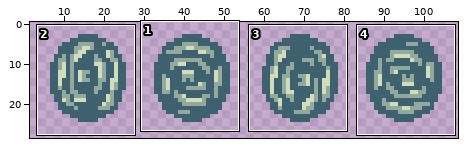
Sprite sheet -- Game/Assets/Visuals/Sprites/portal.png. The picture above shows the old version from afar; the outline marks the close-up.
Close-up. Before the commit:
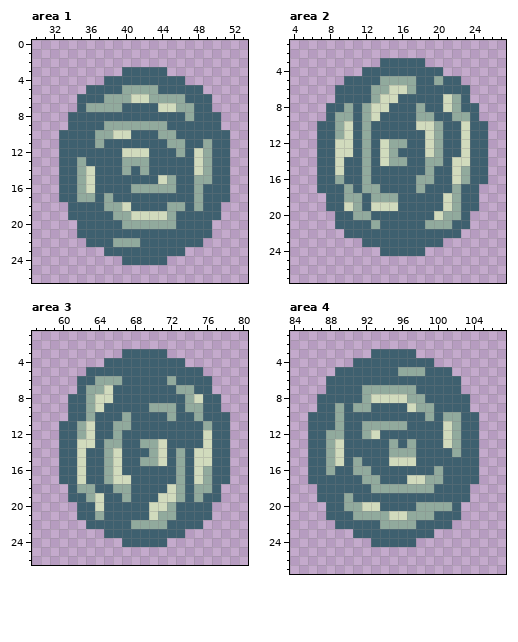
The file is 109x29 pixels. Shown: area 1: x 30..53, y 0..26; area 2: x 4..27, y 1..27; area 3: x 57..80, y 1..26; area 4: x 84..107, y 1..27. The wide view leaves out empty margins.
Now the later version:
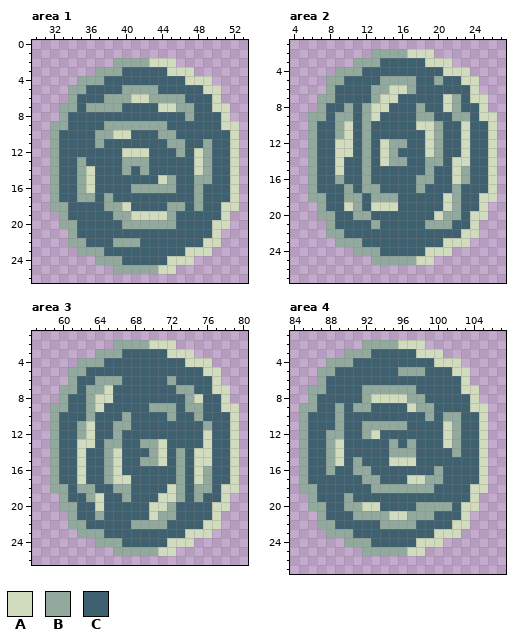
Palette (. is transparent): A #d1dbbd  B #91aa9d  C #3e606f
What changed:
--- area 1
@@ x 30..53 @@
  1 ........................
- 2 ........................
- 3 ..........CCCCC.........
- 4 ........CCCCCCCCC.......
- 5 ......CCCCBBBBCCCCC.....
- 6 .....CCCBBBAABBBBCCC....
- 7 .....CBBBBCCCCAABBCC....
- 8 ....CCCCCCCCCCCCCBCCC...
- 9 ....CCCCBBBBBBBCCCCCC...
-10 ...CCCCBBAACCCBBCCCCCC..
-11 ...CCCCBCCCCCCCBBCCBCC..
-12 ...CCCCCCCAAACCCBCABCC..
-13 ...CCBCCCCBBBCCCCCABCC..
-14 ...CCBACCCBCBCCCCCABCC..
-15 ...CCBACCCCCCCABCCBBCC..
-16 ...CCBACCCCBBBBBCCBCCC..
-17 ...CCBBCBCCCCCCCCCBCCC..
-18 ....CCCCBBACCCCBBCBCC...
-19 ....CCCCCBBAAAABCCCCC...
-20 .....CCCCCBBBBBBCCCC....
-21 .....CCCCCCCCCCCCCCC....
-22 ......CCCBBBCCCCCCC.....
-23 ........CCCCCCCCC.......
-24 ..........CCCCC.........
-25 ........................
+ 2 .........BBBBAAA........
+ 3 .......BBBCCCCCAAA......
+ 4 .....BBBCCCCCCCCCAAA....
+ 5 ....BBCCCCBBBBCCCCCAA...
+ 6 ....BCCCBBBAABBBBCCCA...
+ 7 ...BBCBBBBCCCCAABBCCAA..
+ 8 ...BCCCCCCCCCCCCCBCCCA..
+ 9 ..BBCCCCBBBBBBBCCCCCCAA.
+10 ..BCCCCBBAACCCBBCCCCCCA.
+11 ..BCCCCBCCCCCCCBBCCBCCA.
+12 ..BCCCCCCCAAACCCBCABCCA.
+13 ..BCCBCCCCBBBCCCCCABCCA.
+14 ..BCCBACCCBCBCCCCCABCCA.
+15 ..BCCBACCCCCCCABCCBBCCA.
+16 ..BCCBACCCCBBBBBCCBCCCA.
+17 ..BCCBBCBCCCCCCCCCBCCCA.
+18 ..BBCCCCBBACCCCBBCBCCAA.
+19 ...BCCCCCBBAAAABCCCCCA..
+20 ...BBCCCCCBBBBBBCCCCAA..
+21 ....BCCCCCCCCCCCCCCCA...
+22 ....BBCCCBBBCCCCCCCAA...
+23 .....BBBCCCCCCCCCAAA....
+24 .......BBBCCCCCAAA......
+25 .........BBBBBAA........
 26 ........................
--- area 2
@@ x 4..27 @@
  1 ........................
- 2 ........................
- 3 ..........CCCCC.........
- 4 ........CCCCCCCCC.......
- 5 ......CCCCBBBBCCBCC.....
- 6 .....CCCCBBAABCCCCCC....
- 7 .....CCCCBAACCCCCABC....
- 8 ....CCBCBAACCCBCCABCC...
- 9 ....CBBCBACCCCBBCCBBC...
-10 ...CCBACBCCCCCAABCCACC..
-11 ...CCBACBCCCCCCABCCACC..
-12 ...CCAACBCABBCCABCCACC..
-13 ...CCAACBCABCCCABCCACC..
-14 ...CCACCBCABBCCBBCAACC..
-15 ...CCACCBCCCCCCBCCABCC..
-16 ...CCBCCBCCCCCBBCCABCC..
-17 ...CCCBCBBCCCCBCCCBCC...
-18 ....CCBBCBBBCCCCCABCC...
-19 ....CCABCAAACCCCCABCC...
-20 .....CCBBCCCCCCCABBC....
-21 .....CCCCBCCCCCBBBCC....
-22 ......CCCCCCCCCCCCC.....
-23 ........CCCCCCCCC.......
-24 ..........CCCCC.........
-25 ........................
+ 2 .........BBBBAAA........
+ 3 .......BBBCCCCCAAA......
+ 4 .....BBBCCCCCCCCCAAA....
+ 5 ....BBCCCCBBBBCCBCCAA...
+ 6 ....BCCCCBBAABCCCCCCA...
+ 7 ...BBCCCCBAACCCCCABCAA..
+ 8 ...BCCBCBAACCCBCCABCCA..
+ 9 ..BBCBBCBACCCCBBCCBBCAA.
+10 ..BCCBACBCCCCCAABCCACCA.
+11 ..BCCBACBCCCCCCABCCACCA.
+12 ..BCCAACBCABBCCABCCACCA.
+13 ..BCCAACBCABCCCABCCACCA.
+14 ..BCCACCBCABBCCBBCAACCA.
+15 ..BCCACCBCCCCCCBCCABCCA.
+16 ..BCCBCCBCCCCCBBCCABCCA.
+17 ..BCCCBCBBCCCCBCCCBCCCA.
+18 ..BBCCBBCBBBCCCCCABCCAA.
+19 ...BCCABCAAACCCCCABCCA..
+20 ...BBCCBBCCCCCCCABBCAA..
+21 ....BCCCCBCCCCCBBBCCA...
+22 ....BBCCCCCCCCCCCCCAA...
+23 .....BBBCCCCCCCCCAAA....
+24 .......BBBCCCCCAAA......
+25 .........BBBBBAA........
 26 ........................
--- area 3
@@ x 57..80 @@
  1 ........................
- 2 ........................
- 3 ..........CCCCC.........
- 4 ........CCCCCCCCC.......
- 5 ......CCCCCCCCCCCCC.....
- 6 .....CCBBBCCCCCBCCCC....
- 7 .....CBBACCCCCCCBBCC....
- 8 ....CCBAACCCCCCCCBACC...
- 9 ....CCBACCCCCBBBCBBCC...
-10 ....CCBCCCBCCCCBCCBCCC..
-11 ...CCBACCBBCCCCCCCCBCC..
-12 ...CCBACCBCCCCCCCCCACC..
-13 ...CCAACBBCCBBACCCCACC..
-14 ...CCACCBACCCBACBCAACC..
-15 ...CCACCBACCBBACBCAACC..
-16 ...CCACCBACCCCCCBCABCC..
-17 ...CCACCBAACCCCCBCABCC..
-18 ....CBBCCBBCCCCABCBBC...
-19 ....CCBACCBCCCAABCBCC...
-20 .....CCACCCCCAABCCCC....
-21 .....CCBCCCCCABBCCCC....
-22 ......CCCCCBBBBCCCC.....
-23 ........CCCCCCCCC.......
-24 ..........CCCCC.........
-25 ........................
+ 2 .........BBBBAAA........
+ 3 .......BBBCCCCCAAA......
+ 4 .....BBBCCCCCCCCCAAA....
+ 5 ....BBCCCCCCCCCCCCCAA...
+ 6 ....BCCBBBCCCCCBCCCCA...
+ 7 ...BBCBBACCCCCCCBBCCAA..
+ 8 ...BCCBAACCCCCCCCBACCA..
+ 9 ..BBCCBACCCCCBBBCBBCCAA.
+10 ..BCCCBCCCBCCCCBCCBCCCA.
+11 ..BCCBACCBBCCCCCCCCBCCA.
+12 ..BCCBACCBCCCCCCCCCACCA.
+13 ..BCCAACBBCCBBACCCCACCA.
+14 ..BCCACCBACCCBACBCAACCA.
+15 ..BCCACCBACCBBACBCAACCA.
+16 ..BCCACCBACCCCCCBCABCCA.
+17 ..BCCACCBAACCCCCBCABCCA.
+18 ..BBCBBCCBBCCCCABCBBCAA.
+19 ...BCCBACCBCCCAABCBCCA..
+20 ...BBCCACCCCCAABCCCCAA..
+21 ....BCCBCCCCCABBCCCCA...
+22 ....BBCCCCCBBBBCCCCAA...
+23 .....BBBCCCCCCCCCAAA....
+24 .......BBBCCCCCAAA......
+25 .........BBBBBAA........
 26 ........................
--- area 4
@@ x 84..107 @@
  1 ........................
- 2 ........................
- 3 .........CCCCC..........
- 4 .......CCCCCCCCC........
- 5 .....CCCCCCCBBBCCC......
- 6 ....CCCCCCCCCCCCCCC.....
- 7 ....CCCCBBBBBBCCCCC.....
- 8 ...CCCCCBAAAABBCCCCC....
- 9 ...CCBCBBCCCCABBCCCC....
-10 ..CCCBCCCCCCCCCBCBBCC...
-11 ..CCCBCCBBBBBCCCCABCC...
-12 ..CCBBCCBACCCCCCCABCC...
-13 ..CCBACCCCCBCBCCCABCC...
-14 ..CCBACCCCCBBBCCCCBCC...
-15 ..CCBACBCCCAAACCCCCCC...
-16 ..CCBCCBBCCCCCCCBCCCC...
-17 ..CCCCCCBBCCCAABBCCCC...
-18 ...CCCCCCBBBBBBBCCCC....
-19 ...CCCBCCCCCCCCCCCCC....
-20 ....CCBBAACCCCBBBBC.....
-21 ....CCCBBBBAABBBCCC.....
-22 .....CCCCCBBBBCCCC......
-23 .......CCCCCCCCC........
-24 .........CCCCC..........
-25 ........................
+ 2 ........BBBBAAA.........
+ 3 ......BBBCCCCCAAA.......
+ 4 ....BBBCCCCCCCCCAAA.....
+ 5 ...BBCCCCCCCBBBCCCAA....
+ 6 ...BCCCCCCCCCCCCCCCA....
+ 7 ..BBCCCCBBBBBBCCCCCAA...
+ 8 ..BCCCCCBAAAABBCCCCCA...
+ 9 .BBCCBCBBCCCCABBCCCCAA..
+10 .BCCCBCCCCCCCCCBCBBCCA..
+11 .BCCCBCCBBBBBCCCCABCCA..
+12 .BCCBBCCBACCCCCCCABCCA..
+13 .BCCBACCCCCBCBCCCABCCA..
+14 .BCCBACCCCCBBBCCCCBCCA..
+15 .BCCBACBCCCAAACCCCCCCA..
+16 .BCCBCCBBCCCCCCCBCCCCA..
+17 .BCCCCCCBBCCCAABBCCCCA..
+18 .BBCCCCCCBBBBBBBCCCCAA..
+19 ..BCCCBCCCCCCCCCCCCCA...
+20 ..BBCCBBAACCCCBBBBCAA...
+21 ...BCCCBBBBAABBBCCCA....
+22 ...BBCCCCCBBBBCCCCAA....
+23 ....BBBCCCCCCCCCAAA.....
+24 ......BBBCCCCCAAA.......
+25 ........BBBBBAA.........
 26 ........................
